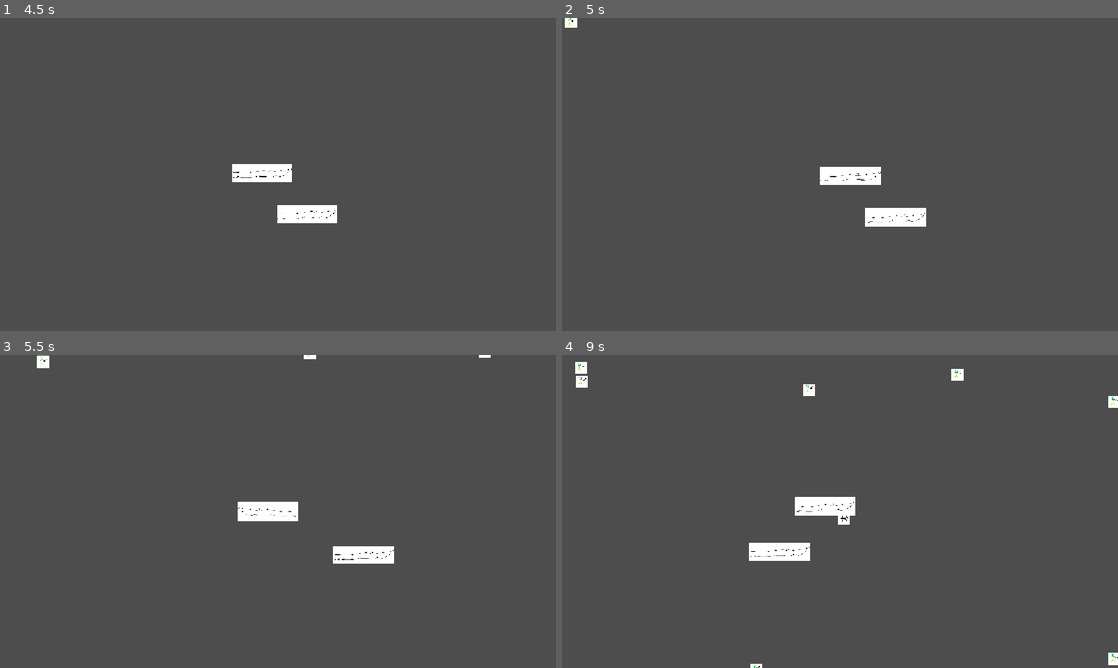
Above: before the commit, frames 1-4 (two rows, left to right).
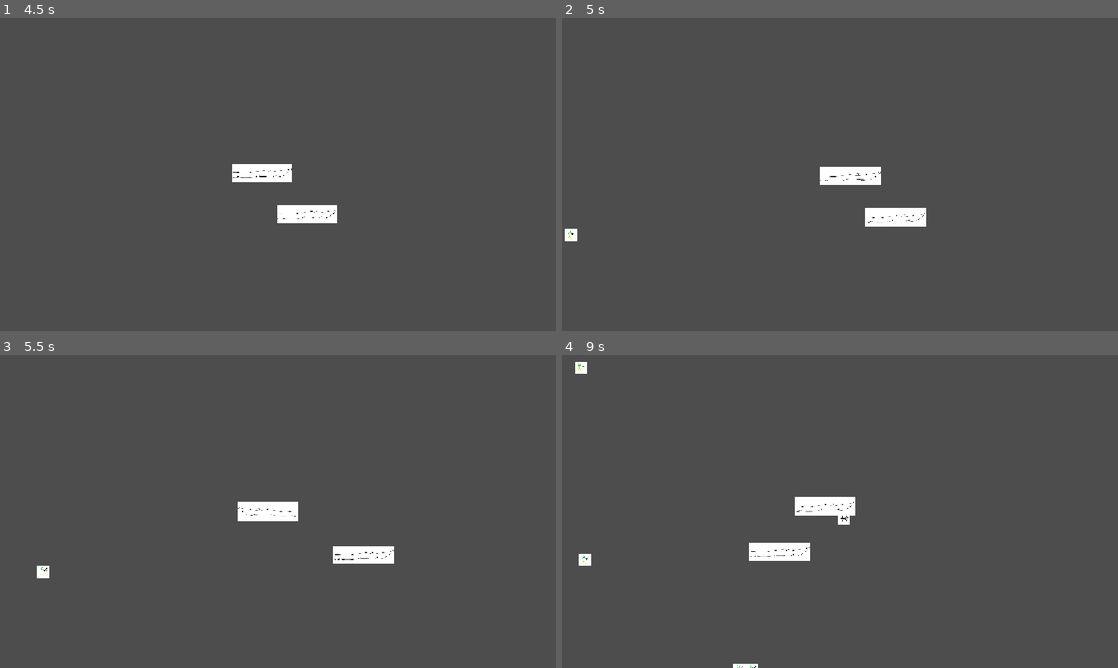
Above: after the commit, the same moments.

Repository: flowerFawn/XP-Based-Leveling
Game: Godot game, scene res://scenes/world.tscn
Two runs of this game, one before a commit and one after it. Both use one fixed random seed, a clock stepped at 60 frames per second and the inputs below. The engine's default icon, where the game draws it, is replaced by a stand-in: a white triangle on a blue panel in a dark square.
Inputs:
- Up to frame 1 (4.5 s): click "Learn" at 0.5 s; tap Enter at 1.25 s; hold D (player_right) 1.28-2.03 s; hold S (player_down) 2.03-2.78 s; hold D (player_right) 2.78-3.53 s; hold W (player_up) 3.53-4.28 s; hold A (player_left) from 4.28 s (still down)
- Up to frame 2 (5 s): keep holding A (player_left)
- Up to frame 3 (5.5 s): keep holding A (player_left)
- Up to frame 4 (9 s): release A (player_left) at 5.78 s; hold S (player_down) 5.78-6.53 s; hold D (player_right) 6.53-7.28 s; hold W (player_up) 7.28-8.03 s; hold D (player_right) 8.03-8.78 s; hold S (player_down) from 8.78 s (still down)

Frame 1 is identical in both runs. In frame 2, 0.2% of the frame differs, in the area x 0-3%, y 0-72%; in frame 3, 0.2%; in frame 4, 0.5%, in the area x 2-100%, y 4-100%.

Commit message:
set up spawning different types of enemies randomly

Diff:
--- /dev/null
+++ b/resources/enemy types/goblin_type_2.tres
@@ -0,0 +1,19 @@
+[gd_resource type="Resource" script_class="EnemyType" load_steps=5 format=3 uid="uid://cr5n22p055thh"]
+
+[ext_resource type="Resource" uid="uid://cj6251nhvsiy8" path="res://resources/movement types/straight_enemy_movement.tres" id="1_nckwf"]
+[ext_resource type="Script" uid="uid://58cfsa1tna1q" path="res://scripts/resources/base resources/enemy_type.gd" id="2_8du5s"]
+[ext_resource type="Texture2D" uid="uid://cf8meehm5l0yh" path="res://assets/goblin.png" id="3_h0adx"]
+
+[sub_resource type="CircleShape2D" id="CircleShape2D_nv008"]
+radius = 50.0
+
+[resource]
+script = ExtResource("2_8du5s")
+movement_type = ExtResource("1_nckwf")
+speed = 140.0
+contact_damage = 8.0
+xp_reward = 1.0
+base_health = 8.0
+collision = SubResource("CircleShape2D_nv008")
+sprite = ExtResource("3_h0adx")
+metadata/_custom_type_script = "uid://58cfsa1tna1q"
--- /dev/null
+++ b/resources/enemy types/goblin_type_3.tres
@@ -0,0 +1,19 @@
+[gd_resource type="Resource" script_class="EnemyType" load_steps=5 format=3 uid="uid://cbke16rl4k8ar"]
+
+[ext_resource type="Resource" uid="uid://cj6251nhvsiy8" path="res://resources/movement types/straight_enemy_movement.tres" id="1_5huh1"]
+[ext_resource type="Script" uid="uid://58cfsa1tna1q" path="res://scripts/resources/base resources/enemy_type.gd" id="2_8ncid"]
+[ext_resource type="Texture2D" uid="uid://cf8meehm5l0yh" path="res://assets/goblin.png" id="3_8sn4s"]
+
+[sub_resource type="CircleShape2D" id="CircleShape2D_nv008"]
+radius = 60.0
+
+[resource]
+script = ExtResource("2_8ncid")
+movement_type = ExtResource("1_5huh1")
+speed = 90.0
+contact_damage = 12.0
+xp_reward = 1.0
+base_health = 12.0
+collision = SubResource("CircleShape2D_nv008")
+sprite = ExtResource("3_8sn4s")
+metadata/_custom_type_script = "uid://58cfsa1tna1q"
--- /dev/null
+++ b/resources/enemy types/goblin_type_4.tres
@@ -0,0 +1,19 @@
+[gd_resource type="Resource" script_class="EnemyType" load_steps=5 format=3 uid="uid://7mdhf8llrlod"]
+
+[ext_resource type="Resource" uid="uid://cj6251nhvsiy8" path="res://resources/movement types/straight_enemy_movement.tres" id="1_7jp5l"]
+[ext_resource type="Script" uid="uid://58cfsa1tna1q" path="res://scripts/resources/base resources/enemy_type.gd" id="2_ic3tu"]
+[ext_resource type="Texture2D" uid="uid://cf8meehm5l0yh" path="res://assets/goblin.png" id="3_a850a"]
+
+[sub_resource type="CircleShape2D" id="CircleShape2D_nv008"]
+radius = 50.0
+
+[resource]
+script = ExtResource("2_ic3tu")
+movement_type = ExtResource("1_7jp5l")
+speed = 70.0
+contact_damage = 8.0
+xp_reward = 2.0
+base_health = 20.0
+collision = SubResource("CircleShape2D_nv008")
+sprite = ExtResource("3_a850a")
+metadata/_custom_type_script = "uid://58cfsa1tna1q"
--- a/scripts/autoloads/game_info.gd
+++ b/scripts/autoloads/game_info.gd
@@ -5,6 +5,7 @@
 var rnd = RandomNumberGenerator.new()
 var projectile_holder:Node2D
 var enemy_holder:Node2D
+var player_level:int = 1
 var closest_enemy_to_player_point:Vector2
 
 
--- a/scripts/autoloads/spell_shop.gd
+++ b/scripts/autoloads/spell_shop.gd
@@ -7,6 +7,7 @@
 		if spell_xp >= next_required_xp:
 			spell_xp -= next_required_xp
 			next_required_xp *= 2
+			GameInfo.player_level += 1
 			call_deferred(&"award_spell_option")
 var next_required_xp:float = 10
 var current_spell_pool:Array[Spell] = [load("uid://7vmgb80p33sl"),
--- a/scripts/enemy scripts/base_enemy.gd
+++ b/scripts/enemy scripts/base_enemy.gd
@@ -33,8 +33,9 @@
 	#If the enemy collides with the player, it does damage and then disappears
 	if body.is_in_group(&"Player"):
 		var player:Player = body
-		player.take_damage(enemy_type.contact_damage)
-		die()
+		if enemy_type.contact_damage > 0:
+			player.take_damage(enemy_type.contact_damage)
+			die()
 #endregion
 #region MOVEMENT
 func move(velocity:Vector2) -> void:
--- a/scripts/game_controller.gd
+++ b/scripts/game_controller.gd
@@ -1,7 +1,23 @@
 extends Node
 class_name GameController
 
-var enemy_count = 5
+var enemy_type_array:Array[EnemyType] = [
+	preload("uid://bg3osrk3a4ni5"), #0 - goblin type 1
+	preload("uid://cr5n22p055thh"), #1 - gobin type 2
+	preload("uid://cbke16rl4k8ar"), #2 - goblin type 3
+	preload("uid://7mdhf8llrlod"), #3 - goblin type 4
+	preload("uid://c6qqqoynid1fh"), #4 - goblin bomber
+	preload("uid://dqunbnln7x2n0"), #5 - loot goblin
+]
+var enemy_type_weights_array:PackedFloat32Array = PackedFloat32Array([
+	1,
+	1,
+	1,
+	1,
+	0.2,
+	0.05
+])
+var enemy_count:float = 2
 
 func update_directions() -> void:
 	#updates enemies heading towards the player
@@ -13,9 +29,9 @@
 
 
 func spawn_enemies() -> void:
-	for enemy_to_spawn:int in range(0, enemy_count):
+	for enemy_to_spawn:int in range(ceili(enemy_count)):
 		spawn_enemy()
-	enemy_count += 1
+	enemy_count += 0.3
 
 func spawn_enemy():
 	const CAMERA_DISTANCE_VECTOR:Vector2 = Vector2(2350, 1350)
@@ -29,8 +45,11 @@
 	else:
 		spawn_offset = Vector2(neg_constant * CAMERA_DISTANCE_VECTOR.x ,GameInfo.rnd.randi_range(-2300, 2300))
 	spawn_position = player_position + spawn_offset
-	var new_enemy:Enemy = Enemy.new_enemy(preload("uid://bg3osrk3a4ni5"))
-	#var new_enemy:Enemy = Enemy.new_enemy(preload("uid://c6qqqoynid1fh"))
-	#var new_enemy:Enemy = Enemy.new_enemy(preload("uid://dqunbnln7x2n0"))
+	var new_enemy:Enemy = Enemy.new_enemy(pick_weighted_random_enemy(GameInfo.player_level))
 	GameInfo.enemy_holder.add_child(new_enemy)
 	new_enemy.global_position = spawn_position
+
+func pick_weighted_random_enemy(level:int) -> EnemyType:
+	var enemy_type:EnemyType
+	enemy_type = enemy_type_array[GameInfo.rnd.rand_weighted(enemy_type_weights_array)]
+	return enemy_type
Renamed: resources/enemy types/goblin.tres -> resources/enemy types/goblin_type_1.tres
